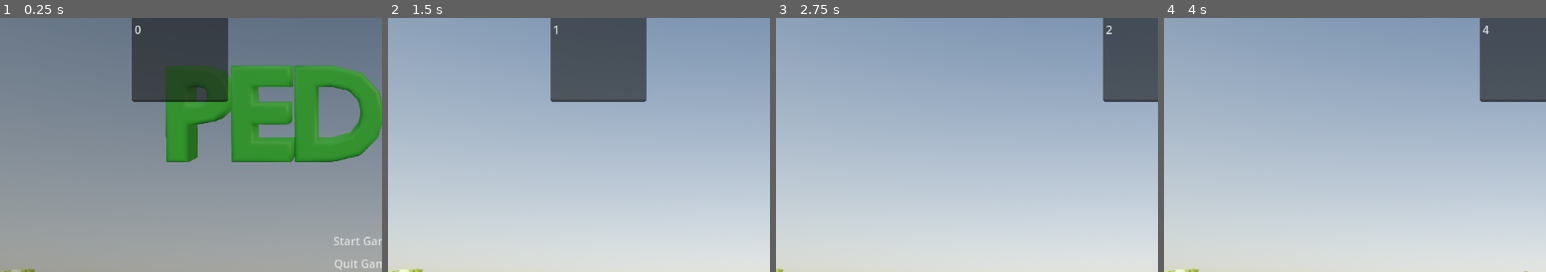
Above: before the commit, frames 1-4 (left to right).
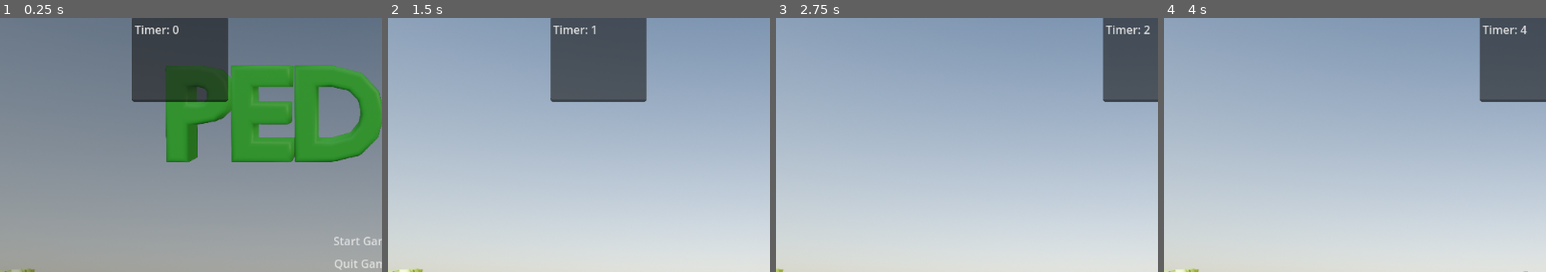
Above: after the commit, the same moments.

Repository: Burns3y/Pedro
Game: Godot game, scene res://scenes/levels/level 1.tscn
The game is run twice, just before and just after one commit, with the same random seed, the same clock (stepped at 60 frames per second) and the same inputs. The engine's default icon, where the game draws it, is replaced by a stand-in: a white triangle on a blue panel in a dark square.
Inputs:
- Up to frame 1 (0.25 s): no input
- Up to frame 2 (1.5 s): click "Start Game" at 0.5 s; hold Right (right) from 1.28 s (still down)
- Up to frame 3 (2.75 s): keep holding Right (right); tap W (jump) at 1.52, 2.27 s
- Up to frame 4 (4 s): release Right (right) at 2.78 s; hold Left (left) 2.78-3.53 s; hold Right (right) from 3.53 s (still down); tap W (jump) at 3.77 s
The pictures show only the part of the screen within x 5-55%, y 0-50%; the shares and areas given below are measured in that part.

The runs differ from the first frame. In frame 1, 0.2% of the frame differs, in the area x 35-47%, y 3-7%; in frame 2, 0.2%; in frame 3, 0.2%; in frame 4, 0.2%.

Commit message:
timer more stuff

Diff:
--- a/stats.gd
+++ b/stats.gd
@@ -8,7 +8,8 @@
 	var NUM = 0
 	# Set the text
 	while true:
-		text_edit.text = str(NUM)
+		var timer = "Timer: " + str(NUM)
+		text_edit.text = str(timer)
 		await get_tree().create_timer(1).timeout
 		NUM += 1
 # Called every frame. 'delta' is the elapsed time since the previous frame.
